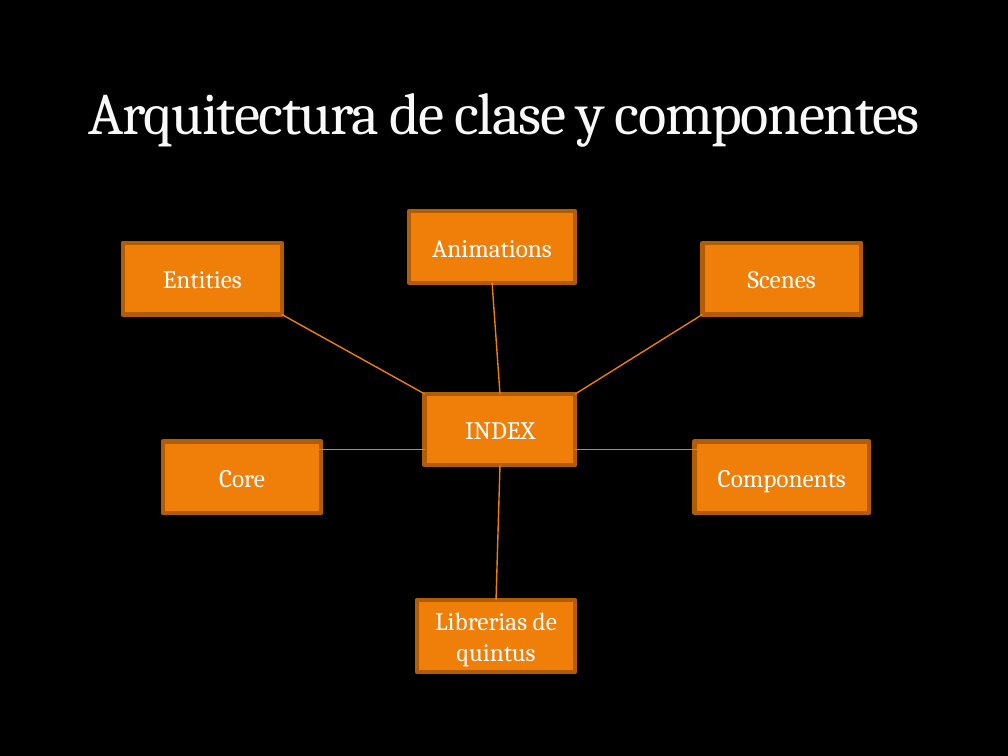
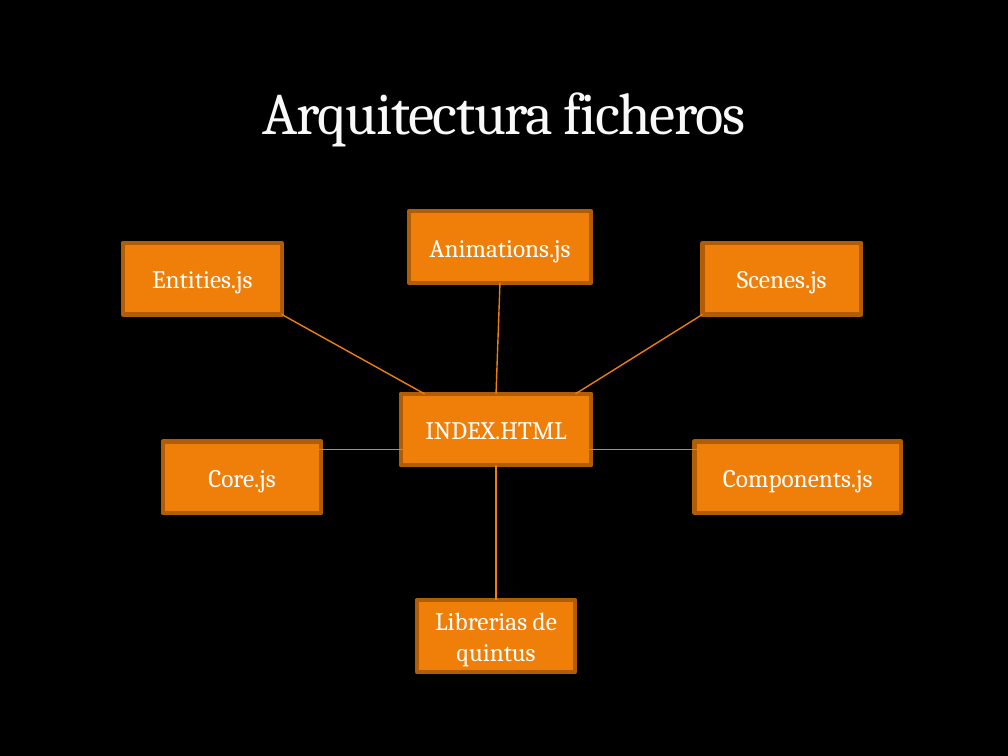
Before and after one commit to plandevida/ZombiesForPresident, a slide deck: slide 6 of zombiesppt.pptx. Drawn at 1008x756 pixels with LibreOffice and Linux fonts; fonts in the diff are those of the drawing; background and template pictures are left out. Boxes give left, top, right and bottom in pixels: in the first picture for what was removed or moved away, otherwise in the second. Text is boxed around its words. In the diff, an @@ line names an element or a change of style, - is before the commit and + after.

Commit message:
anhadida diapositiva con la jerarquia de clases y componenetes

```diff
--- a/zombiesppt.pptx
+++ b/zombiesppt.pptx
@@ title at <box>263,92,745,147</box>: text changed @@
-Arquitectura de clase y componentes
+Arquitectura ficheros
@@ rectangle "Animations.js": place and size @@
-rectangle "Animations.js" at <box>409,212,576,283</box>
+rectangle "Animations.js" at <box>409,212,592,283</box>
@@ text in rectangle at <box>429,240,570,263</box>: text changed @@
-Animations
+Animations.js
@@ text in rectangle at <box>152,271,252,294</box>: text changed @@
-Entities
+Entities.js
@@ line moved from (500, 394) - (492, 283) to (496, 394) - (500, 283) @@
@@ text in rectangle at <box>737,271,827,294</box>: text changed @@
-Scenes
+Scenes.js
@@ rectangle "INDEX.HTML": place and size @@
-rectangle "INDEX.HTML" at <box>424,394,576,466</box>
+rectangle "INDEX.HTML" at <box>401,394,592,466</box>
@@ text in rectangle at <box>425,422,567,439</box>: text changed @@
-INDEX
+INDEX.HTML
@@ rectangle "Components.js": place and size @@
-rectangle "Components.js" at <box>695,442,869,513</box>
+rectangle "Components.js" at <box>695,442,901,513</box>
@@ text in rectangle at <box>208,470,275,493</box>: text changed @@
-Core
+Core.js
@@ line moved from (500, 466) - (496, 600) to (496, 466) - (496, 600) @@
@@ text in rectangle at <box>723,470,873,493</box>: text changed @@
-Components
+Components.js
```
Also in this commit, not shown: 1 slide added.
